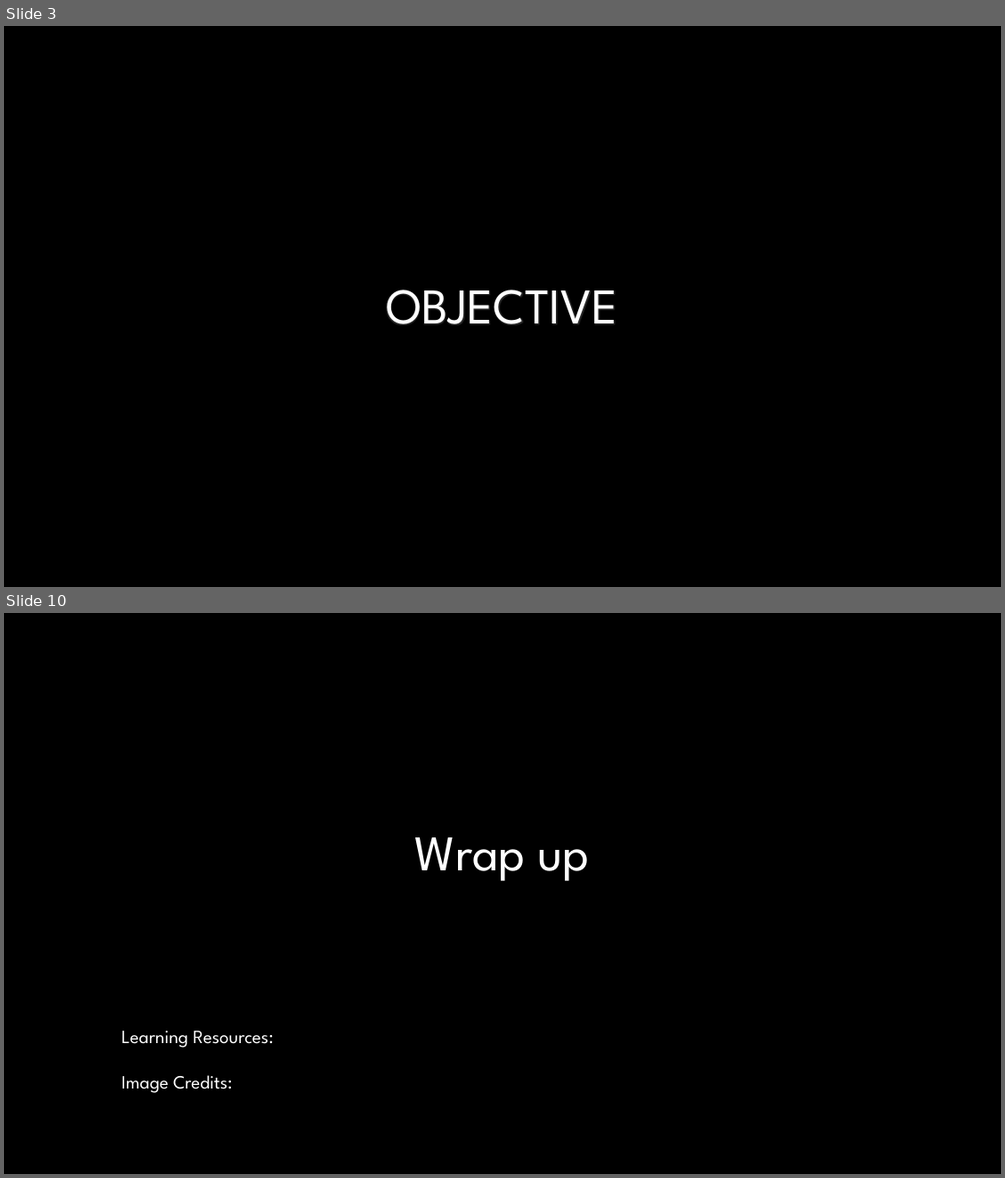
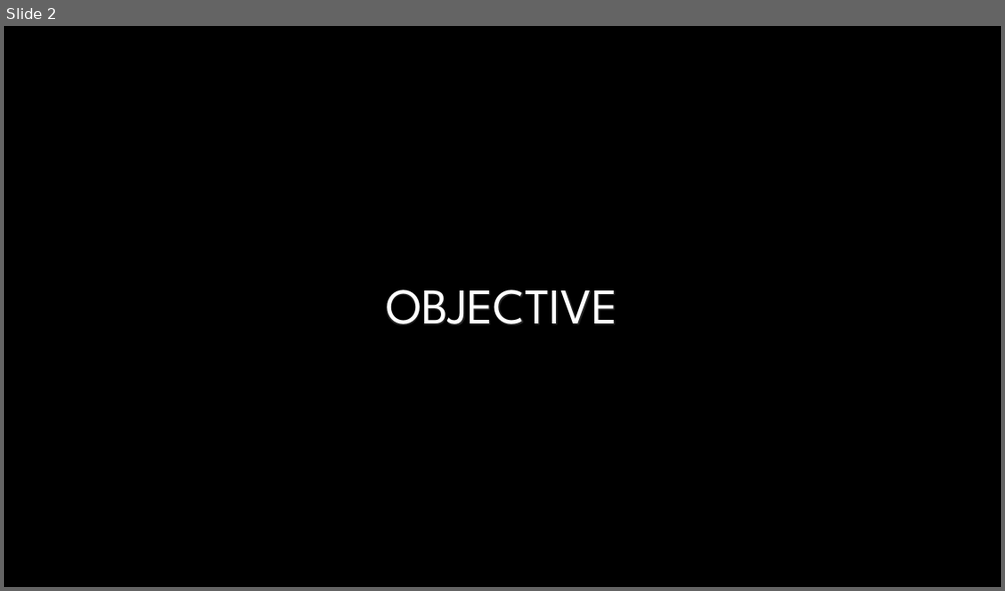
Before and after one commit to CSUMBPelicanCollective/CST205, a slide deck: Final Project/finalProjectPresentation_LastName_FirstName.pptx. Shown one above the other, each under a label of ours: slides 3 and 10 before the commit, slide 2 after it; the slides between them are not shown. The pictures are 1005x1178 and 1005x591 pixels, drawn with LibreOffice and Linux fonts; fonts in the diff are those of the drawing; background and template pictures are left out. Boxes give left, top, right and bottom in pixels: in the first picture for what was removed or moved away, otherwise in the second. Text is boxed around its words. In the diff, an @@ line names an element or a change of style, - is before the commit and + after.

```diff
--- a/Final Project/finalProjectPresentation_LastName_FirstName.pptx
+++ b/Final Project/finalProjectPresentation_LastName_FirstName.pptx
@@ slide 10 removed at (x1=4, y1=613, x2=1001, y2=1174), background picture (left out) @@
@@ text removed at (x1=415, y1=837, x2=589, y2=881) @@
-Wrap up
@@ text removed at (x1=121, y1=1030, x2=274, y2=1093) @@
-Learning Resources:
-Image Credits:
@@ what was slide 3 is now slide 2 @@
```
Also in this commit, not shown: 7 slides changed, 1 other slide removed, 2 other files.
